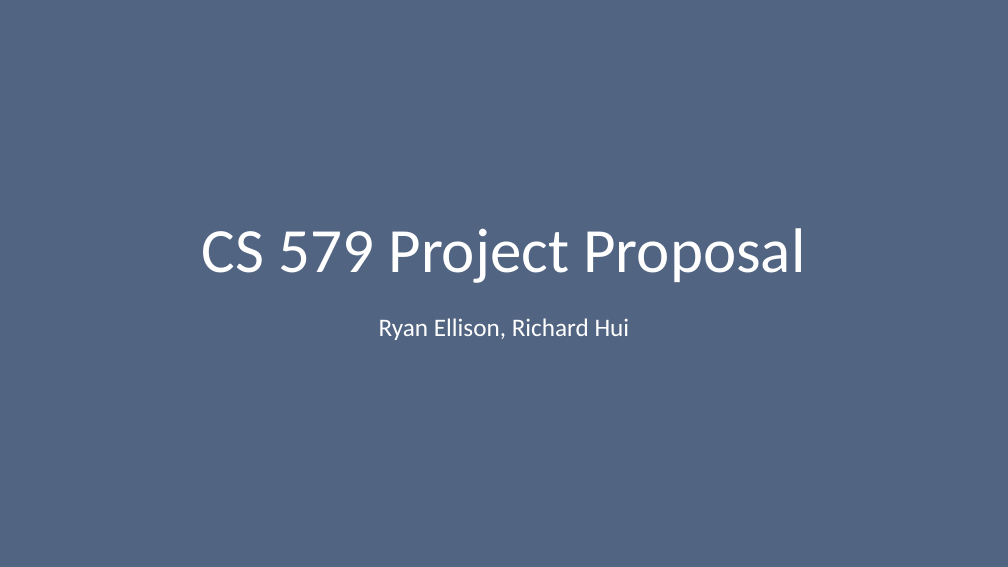
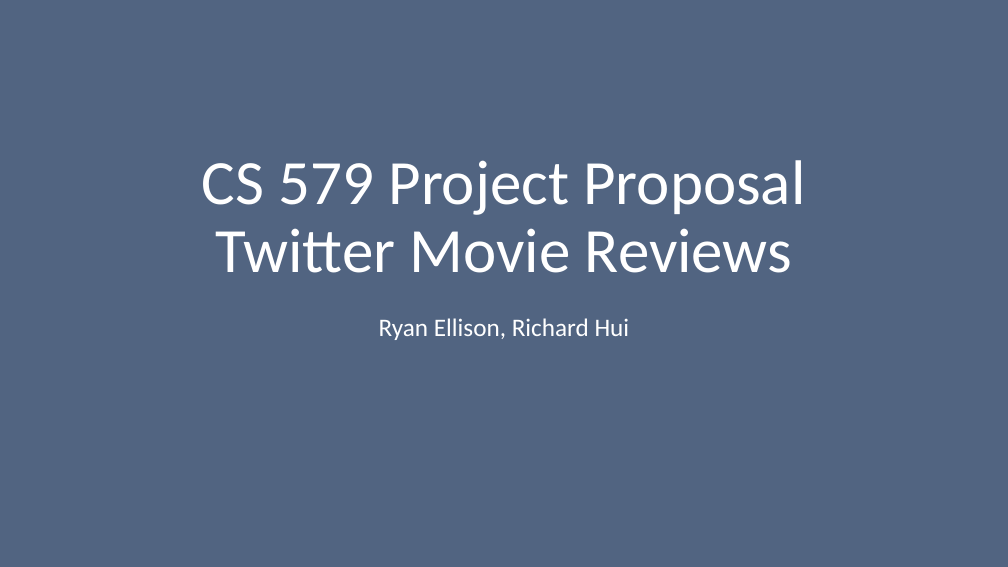
Before and after one commit to Datguyovrder/project, a slide deck: slide 1 of CS 579 Project Proposal.pptx. Drawn at 1008x567 pixels with LibreOffice and Linux fonts; fonts in the diff are those of the drawing. Boxes give left, top, right and bottom in pixels: in the first picture for what was removed or moved away, otherwise in the second. Text is boxed around its words. In the diff, an @@ line names an element or a change of style, - is before the commit and + after.

Commit message:
small update to presentation

```diff
--- a/CS 579 Project Proposal.pptx
+++ b/CS 579 Project Proposal.pptx
@@ title at bbox=[202, 160, 805, 273]: text changed @@
-CS 579 Project Proposal
+CS 579 Project Proposal
+Twitter Movie Reviews
```
